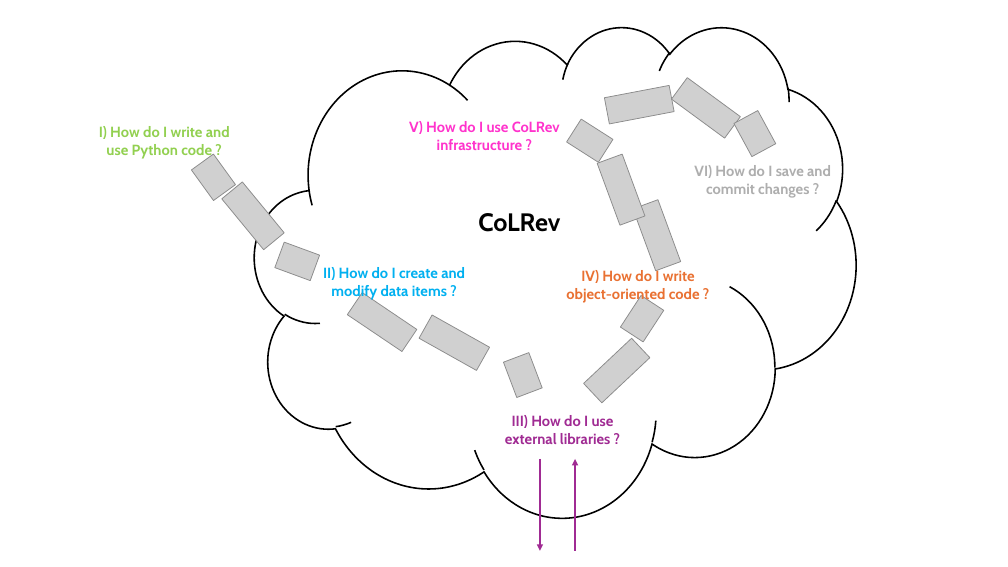
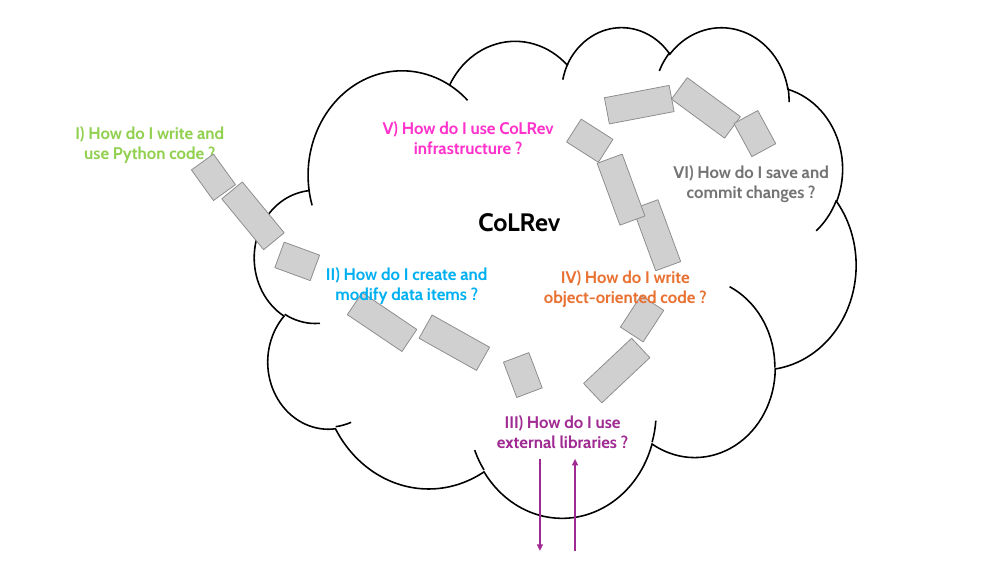
Before and after one commit to digital-work-lab/open-source-project, a slide deck: slide 2 of assets/python_overview.pptx. Drawn at 1008x567 pixels with LibreOffice and Linux fonts; fonts in the diff are those of the drawing; grey boxes stand for pictures. Boxes give left, top, right and bottom in pixels: in the first picture for what was removed or moved away, otherwise in the second. Text is boxed around its words. In the diff, an @@ line names an element or a change of style, - is before the commit and + after.

```diff
--- a/assets/python_overview.pptx
+++ b/assets/python_overview.pptx
@@ text "I) How do I write ..." moved from (x1=99, y1=126, x2=230, y2=159) to (x1=75, y1=126, x2=224, y2=163) @@
@@ size 14 to 16 pt in 5 elements at (x1=497, y1=415, x2=621, y2=448), (x1=544, y1=270, x2=695, y2=308), (x1=326, y1=267, x2=487, y2=304), (x1=75, y1=126, x2=224, y2=163), (x1=383, y1=121, x2=554, y2=154) @@
@@ text "V) How do I use ..." moved from (x1=409, y1=121, x2=560, y2=150) to (x1=383, y1=121, x2=554, y2=154) @@
@@ text "VI) How do I save ..." moved from (x1=694, y1=165, x2=831, y2=198) to (x1=673, y1=165, x2=829, y2=202) @@
@@ text "VI) How do I save ..." at (x1=673, y1=165, x2=829, y2=202): size 14 to 16 pt, text colour #AEAEAE to #747474 @@
@@ text "IV) How do I write ..." moved from (x1=566, y1=268, x2=700, y2=303) to (x1=544, y1=270, x2=695, y2=308) @@
```
Also in this commit, not shown: 5 other slides changed.
